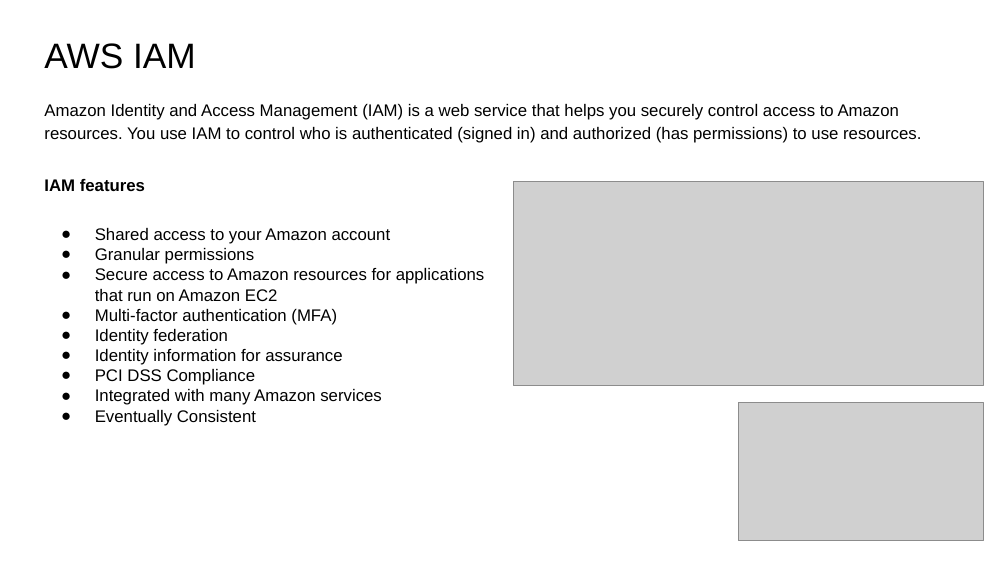
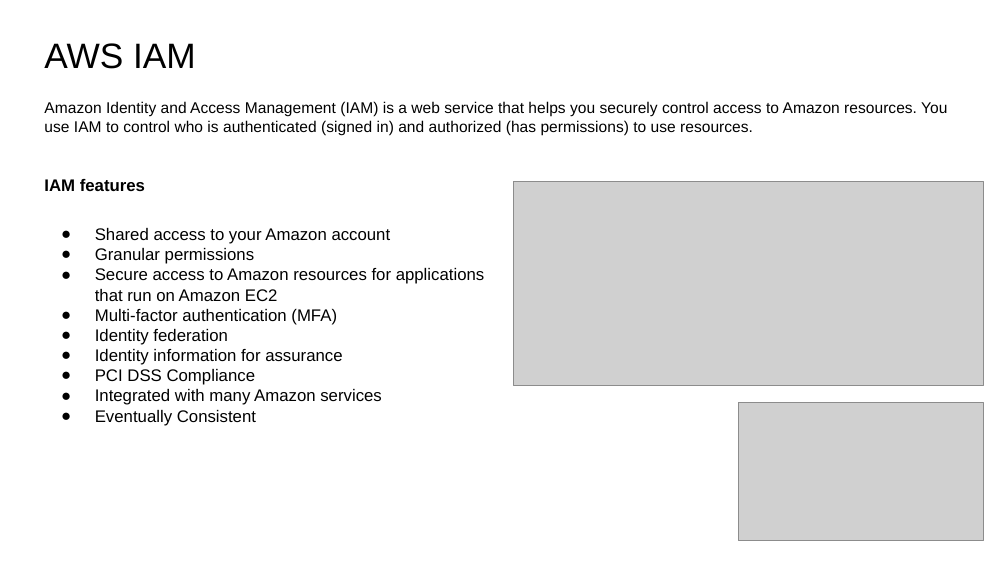
Before and after one commit to IlyaChakun/aws-iba-courses, a slide deck: slide 1 of lecture-materials/Security/00-iam/IAM.pptx. Drawn at 1008x567 pixels with LibreOffice and Linux fonts; fonts in the diff are those of the drawing; grey boxes stand for pictures. Boxes give left, top, right and bottom in pixels: in the first picture for what was removed or moved away, otherwise in the second. Text is boxed around its words. In the diff, an @@ line names an element or a change of style, - is before the commit and + after.

```diff
--- a/lecture-materials/Security/00-iam/IAM.pptx
+++ b/lecture-materials/Security/00-iam/IAM.pptx
@@ text "Amazon Identity and Access Management ..." at box(44, 101, 947, 136): size 12 to 11.1 pt; line spacing 1.15 to 1.05 @@
```
Also in this commit, not shown: 4 other slides changed, 2 slides added, 3 slides removed, 18 other files.
